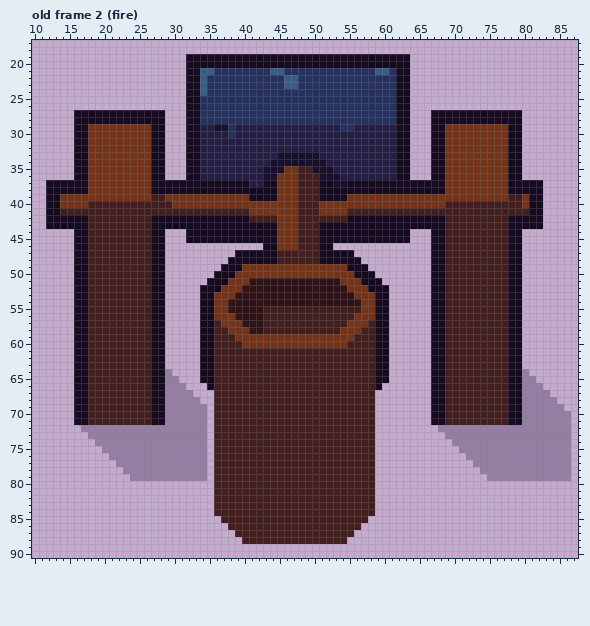
One commit to this pixel-art file: res/img/catapult.aseprite. Above, as it was before the edit.
96x96 pixels, 7 frames. Shown: old frame 2 (fire): x 10..87, y 17..90. The commit also changed other frames, which this record leaves out.
And afterwards:
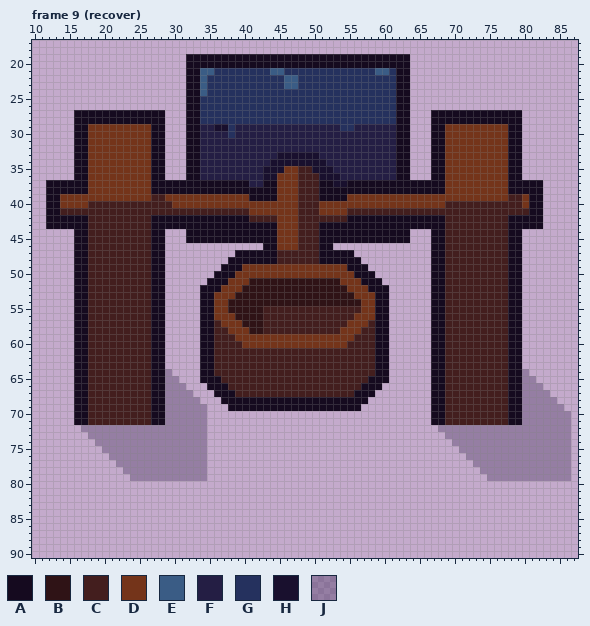
Palette (. is transparent): A #150a1f  B #2f1316  C #431e1e  D #74341a  E #3a5c85  F #241e44  G #25315e  H #19102e  J #2919454e
A new or re-ordered frame is compared with the old frame closest to it.
Change:
frames 7 -> 9
--- frame 9 (recover) is new; against old frame 2 (fire), layer "Layer 3"
@@ x 34..60 @@
 64 AACCCCCCCCCCCCCCCCCCCCCCCAA
-65 AACCCCCCCCCCCCCCCCCCCCCCCAA
-66 .ACCCCCCCCCCCCCCCCCCCCCCCA.
-67 ..CCCCCCCCCCCCCCCCCCCCCCC..
-68 ..CCCCCCCCCCCCCCCCCCCCCCC..
-69 J.CCCCCCCCCCCCCCCCCCCCCCC..
-70 J.CCCCCCCCCCCCCCCCCCCCCCC..
-71 J.CCCCCCCCCCCCCCCCCCCCCCC..
-72 J.CCCCCCCCCCCCCCCCCCCCCCC..
-73 J.CCCCCCCCCCCCCCCCCCCCCCC..
-74 J.CCCCCCCCCCCCCCCCCCCCCCC..
-75 J.CCCCCCCCCCCCCCCCCCCCCCC..
-76 J.CCCCCCCCCCCCCCCCCCCCCCC..
-77 J.CCCCCCCCCCCCCCCCCCCCCCC..
-78 J.CCCCCCCCCCCCCCCCCCCCCCC..
-79 J.CCCCCCCCCCCCCCCCCCCCCCC..
-80 ..CCCCCCCCCCCCCCCCCCCCCCC..
-81 ..CCCCCCCCCCCCCCCCCCCCCCC..
-82 ..CCCCCCCCCCCCCCCCCCCCCCC..
-83 ..CCCCCCCCCCCCCCCCCCCCCCC..
-84 ..CCCCCCCCCCCCCCCCCCCCCCC..
-85 ...CCCCCCCCCCCCCCCCCCCCC...
-86 ....CCCCCCCCCCCCCCCCCCC....
-87 .....CCCCCCCCCCCCCCCCC.....
-88 ......CCCCCCCCCCCCCCC......
+65 AAACCCCCCCCCCCCCCCCCCCCCAAA
+66 .AAACCCCCCCCCCCCCCCCCCCAAA.
+67 ..AAACCCCCCCCCCCCCCCCCAAA..
+68 ...AAAAAAAAAAAAAAAAAAAAA...
+69 J...AAAAAAAAAAAAAAAAAAA....
+70 J..........................
+71 J..........................
+72 J..........................
+73 J..........................
+74 J..........................
+75 J..........................
+76 J..........................
+77 J..........................
+78 J..........................
+79 J..........................
+80 ...........................
+81 ...........................
+82 ...........................
+83 ...........................
+84 ...........................
+85 ...........................
+86 ...........................
+87 ...........................
+88 ...........................
 89 ...........................
Changed places in both pictures, as pixel boxes (x1, y1, x2, y2):
changed: (214, 376, 375, 544)
